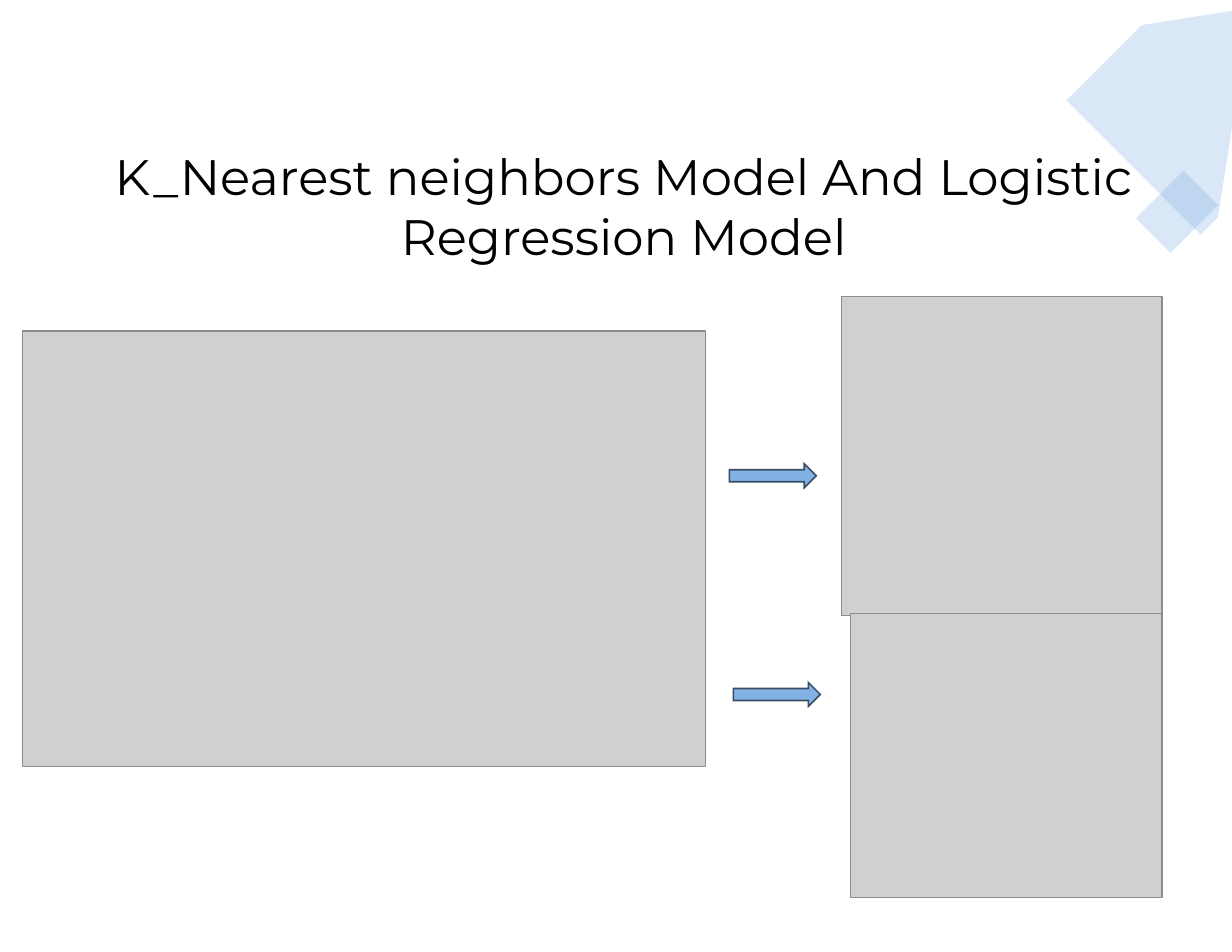
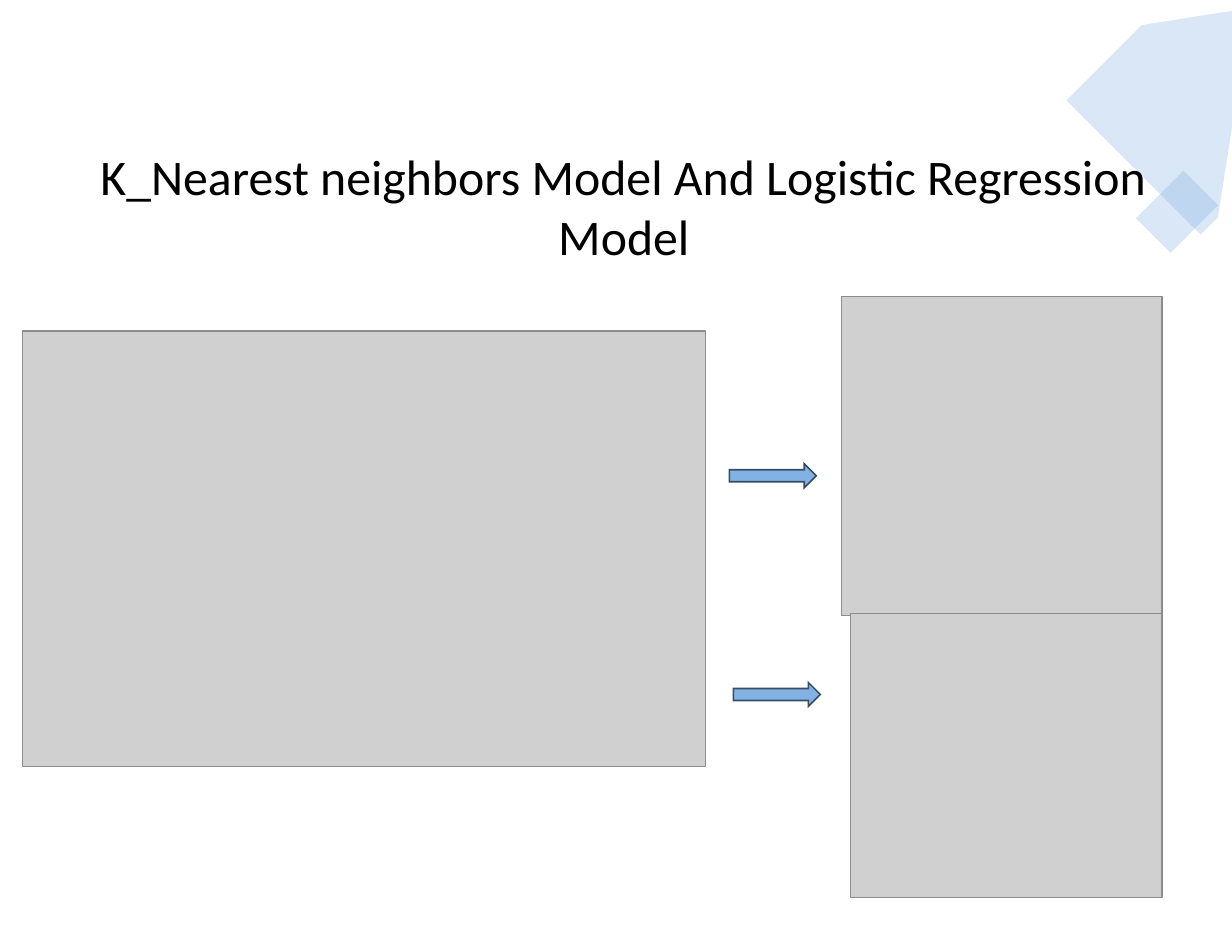
Before and after one commit to jojoalva/Stroke-Project-4, a slide deck: slide 15 of Presentation/Project4_presentation_draft.pptx. Drawn at 1232x952 pixels with LibreOffice and Linux fonts; fonts in the diff are those of the drawing; grey boxes stand for pictures. Boxes give left, top, right and bottom in pixels: in the first picture for what was removed or moved away, otherwise in the second. Text is boxed around its words. In the diff, an @@ line names an element or a change of style, - is before the commit and + after.

```diff
--- a/Presentation/Project4_presentation_draft.pptx
+++ b/Presentation/Project4_presentation_draft.pptx
@@ text "K_Nearest neighbors Model And Logistic ..." at box(100, 160, 1146, 256): font Montserrat to Calibri @@
```
Also in this commit, not shown: 15 other slides changed, 7 slides added, 1 slide removed, 1 other file.
